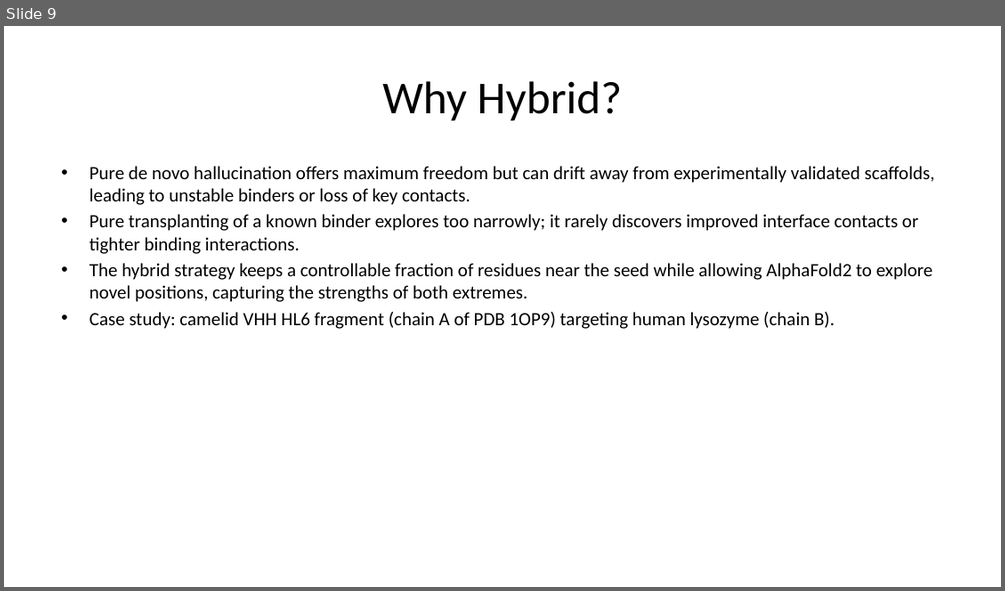
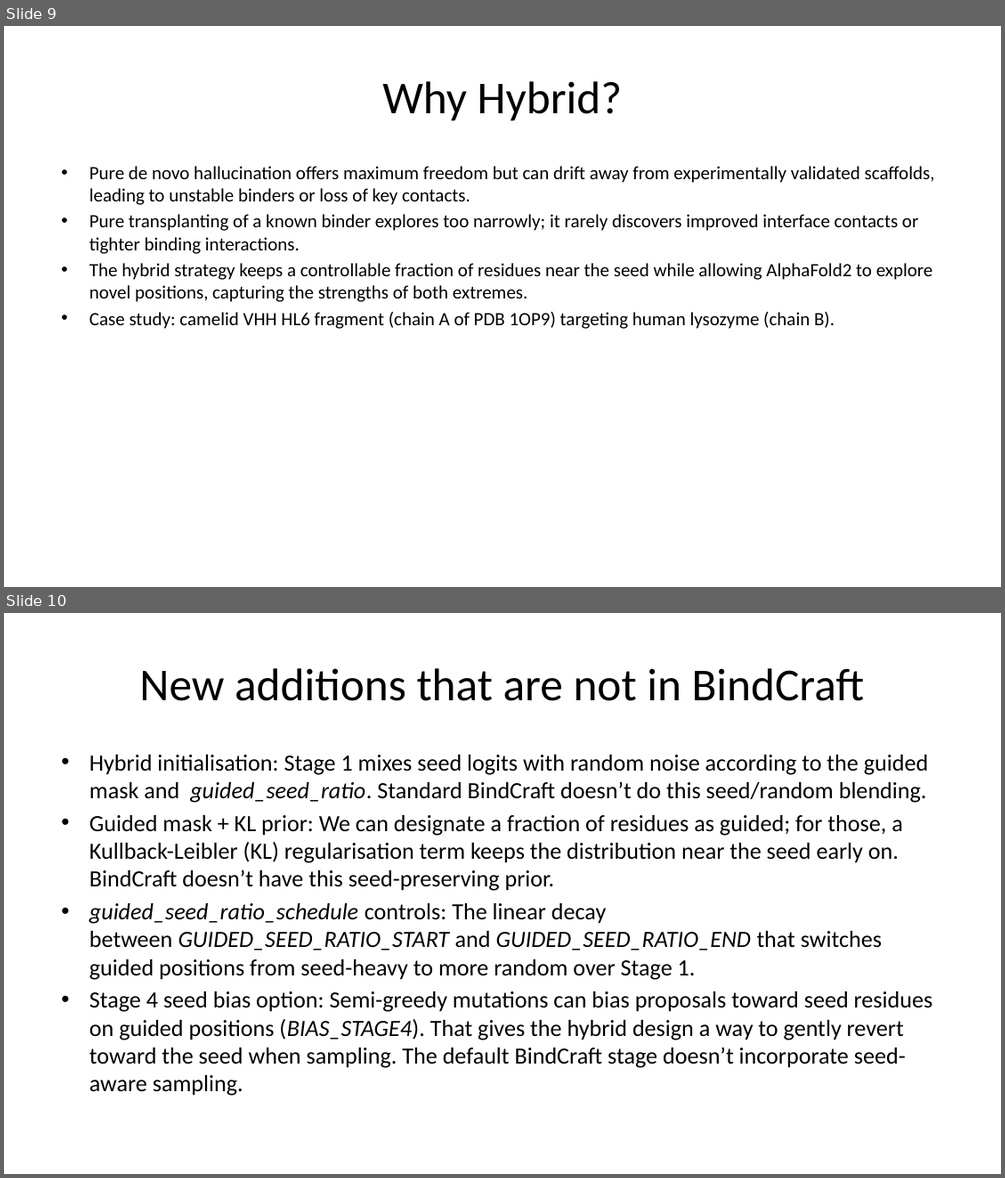
Before and after one commit to kaylertee/ActiveTargeting, a slide deck: Presentations/MutaCraft Presentation.pptx. Shown one above the other, each under a label of ours: slide 9 before the commit, slides 9 and 10 after it. The pictures are 1005x591 and 1005x1178 pixels, drawn with LibreOffice and Linux fonts; fonts in the diff are those of the drawing. Boxes give left, top, right and bottom in pixels: in the first picture for what was removed or moved away, otherwise in the second. Text is boxed around its words. In the diff, an @@ line names an element or a change of style, - is before the commit and + after.

```diff
--- a/Presentations/MutaCraft Presentation.pptx
+++ b/Presentations/MutaCraft Presentation.pptx
@@ slide 10 added at [4, 613, 1001, 1174], background #FFFFFF @@
@@ title added at [139, 668, 865, 701], 44 pt, text #000000 @@
+New additions that are not in BindCraft
@@ text added at [89, 755, 933, 1095], 22.4 pt, text #000000 @@
+• Hybrid initialisation: Stage 1 mixes seed logits with random noise according to the guided mask and guided_seed_ratio. Standard BindCraft doesn’t do this seed/random blending.
+• Guided mask + KL prior: We can designate a fraction of residues as guided; for those, a Kullback-Leibler (KL) regularisation term keeps the distribution near the seed early on. BindCraft doesn’t have this seed-preserving prior.
+• guided_seed_ratio_schedule controls: The linear decay between GUIDED_SEED_RATIO_START and GUIDED_SEED_RATIO_END that switches guided positions from seed-heavy to more random over Stage 1.
+• Stage 4 seed bias option: Semi-greedy mutations can bias proposals toward seed residues on guided positions (BIAS_STAGE4). That gives the hybrid design a way to gently revert toward the seed when sampling. The default BindCraft stage doesn’t incorporate seed-aware sampling.
```
Also in this commit, not shown: 14 slides changed, 1 other slide added, 2 slides removed.
